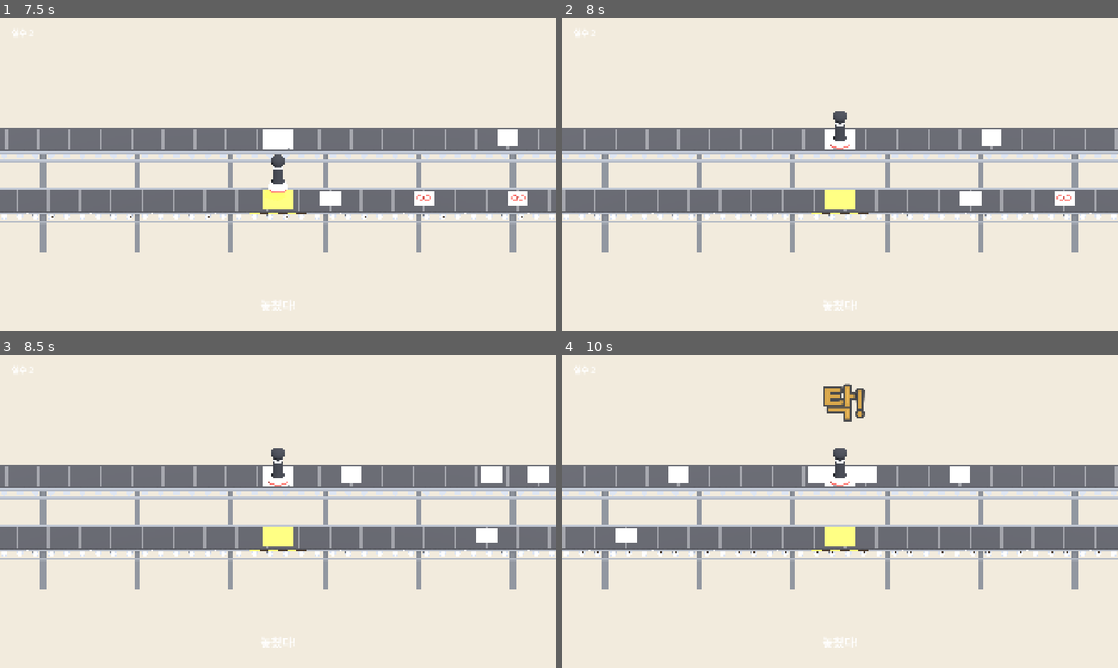
Above: before the commit, frames 1-4 (two rows, left to right).
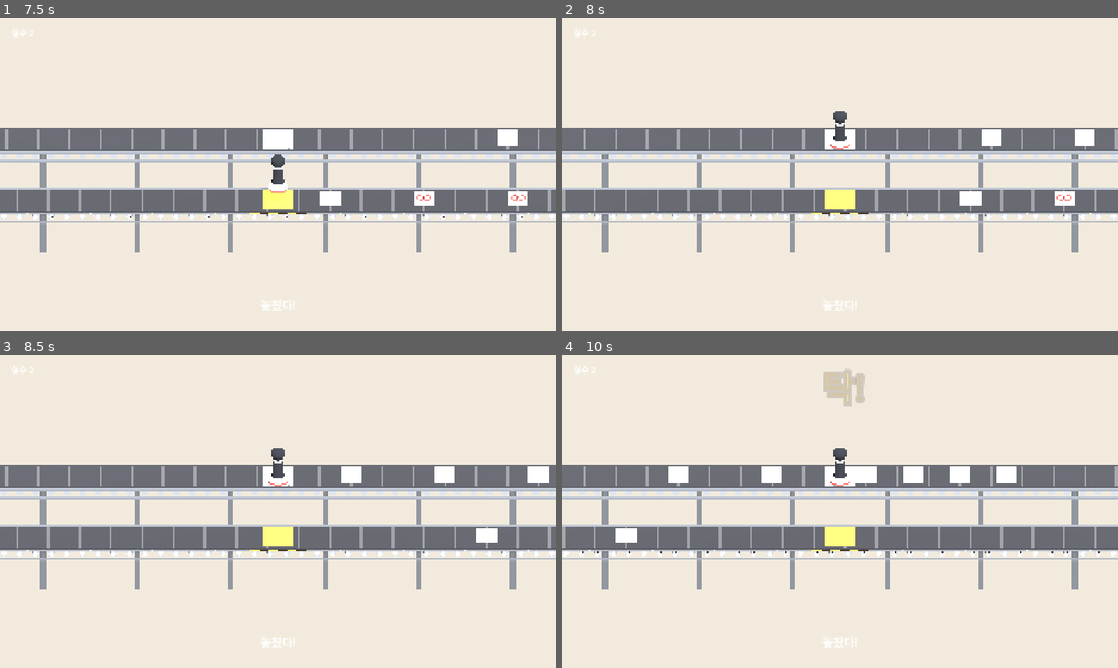
Above: after the commit, the same moments.

Repository: hahaha13791/mincho-game
Game: Godot game, scene res://minigames/piano_ballot/piano_ballot.tscn
The game is run twice, just before and just after one commit, with the same random seed, the same clock (stepped at 60 frames per second) and the same inputs. This scene is started directly instead of the project's main scene.
Inputs (mouse positions are in pixels of both pictures, inside the frame that each line leads up to):
- Up to frame 1 (7.5 s): click "시작" at 0.5 s; tap Enter at 1.25 s; move the mouse to (400, 158) at 1.27 s; click (400, 158) at 1.42 s; move the mouse to (166, 190) at 2.02 s; click (166, 190) at 2.17 s; move the mouse to (333, 105) at 2.77 s; click (333, 105) at 2.92 s; move the mouse to (250, 237) at 3.52 s; click (250, 237) at 3.67 s; move the mouse to (444, 221) at 4.27 s; click (444, 221) at 4.42 s; move the mouse to (111, 127) at 5.02 s; click (111, 127) at 5.17 s; move the mouse to (305, 174) at 5.77 s; click (305, 174) at 5.92 s; move the mouse to (194, 96) at 6.52 s; click (194, 96) at 6.67 s; move the mouse to (400, 158) at 7.27 s; click (400, 158) at 7.42 s
- Up to frame 2 (8 s): no input
- Up to frame 3 (8.5 s): move the mouse to (166, 527) at 8.02 s; click (166, 527) at 8.17 s
- Up to frame 4 (10 s): move the mouse to (895, 442) at 8.77 s; click (895, 442) at 8.92 s; move the mouse to (812, 574) at 9.52 s; click (812, 574) at 9.67 s

Frame 1 is identical in both runs. In frame 2, 0.2% of the frame differs, in the area x 92-96%, y 35-41%; in frame 3, 0.4%; in frame 4, 1.7%, in the area x 35-82%, y 4-41%.

Commit message:
feat(minigames/piano_ballot): 민초 표는 라운드마다 한 장, 라운드당 표 수 증가
- 민초 표 비율(anti_ratio) 대신 섞인 라운드마다 정확히 mincho_per_round(1)장, 감시자 표와 겹치지 않게
- 8분·엇박 패턴 5~6장, 16분 패턴 6~7장으로 늘림. 패턴마다 감시자를 붙일 수 있는지 테스트로 검사

Co-Authored-By: Claude Sonnet 5.5 <noreply@anthropic.com>

Diff:
--- a/minigames/piano_ballot/piano_config.gd
+++ b/minigames/piano_ballot/piano_config.gd
@@ -8,7 +8,7 @@
 @export var rounds: int = 8 ## 라운드 수(= 따라 하기 횟수)
 @export var rest_beats: float = 2.0 ## 따라 하기가 끝나고 다음 보여 주기까지 쉬는 박
 @export var mix_from: int = 2 ## 이 라운드부터 민초 표가 섞임
-@export var anti_ratio: float = 0.6 ## 섞인 구간에서 반민초 표 비율
+@export var mincho_per_round: int = 1 ## 섞인 라운드마다 민초 표 장수(감시자 표와 겹치지 않음)
 @export var vary_from: int = 1 ## 이 라운드부터 8분·엇박 패턴이 나옴
 @export var fast_from: int = 4 ## 이 라운드부터 16분 패턴도 나옴
 @export var watch_from: int = 4 ## 이 라운드부터 감시자가 나옴
@@ -17,19 +17,20 @@
 @export var window: float = 0.17 ## 박자 판정 허용 오차(초, ±). 표 간격이 좁으면 간격의 절반으로 줄어든다
 @export var perfect_mistakes: int = 1 ## 실수가 이 이하면 완전범죄
 @export var success_mistakes: int = 5 ## 실수가 이 이하면 미션성공, 넘으면 적발
-## 한 마디 안에서 표가 오는 박(0 ~ 4 미만)
+## 한 마디 안에서 표가 오는 박(0 ~ 4 미만). 패턴마다 앞뒤 표와 1박 이상 떨어진 표가 하나는 있어야 감시자를 붙일 수 있다(test_rules가 검사)
 @export var patterns_basic: Array[PackedFloat32Array] = [
 	PackedFloat32Array([0.0, 1.0, 2.0, 3.0]), # 정박
 ]
 @export var patterns_vary: Array[PackedFloat32Array] = [
-	PackedFloat32Array([0.0, 1.0, 2.0, 2.5, 3.0]), # 8분 하나
-	PackedFloat32Array([0.0, 0.5, 1.0, 2.0, 3.0]),
-	PackedFloat32Array([0.0, 1.5, 2.0, 3.0]), # 당김음
-	PackedFloat32Array([0.5, 1.5, 2.5, 3.5]), # 전부 엇박
-	PackedFloat32Array([0.0, 1.0, 1.5, 2.5, 3.0]),
+	PackedFloat32Array([0.0, 1.0, 1.5, 2.0, 2.5, 3.0]), # 뒤쪽 8분
+	PackedFloat32Array([0.0, 0.5, 1.0, 1.5, 2.0, 3.0]), # 앞쪽 8분
+	PackedFloat32Array([0.0, 1.0, 2.0, 2.5, 3.0, 3.5]),
+	PackedFloat32Array([0.5, 1.5, 2.0, 2.5, 3.5]), # 엇박
+	PackedFloat32Array([0.0, 1.5, 2.0, 2.5, 3.0]), # 당김음
 ]
 @export var patterns_fast: Array[PackedFloat32Array] = [
-	PackedFloat32Array([0.0, 1.0, 1.25, 1.5, 2.0, 3.0]), # 16분 셋
-	PackedFloat32Array([0.0, 0.75, 1.5, 2.0, 3.0]), # 점8분
-	PackedFloat32Array([0.0, 1.0, 2.0, 2.25, 3.0]),
+	PackedFloat32Array([0.0, 1.0, 1.25, 1.5, 2.0, 2.5, 3.0]), # 16분 셋
+	PackedFloat32Array([0.0, 0.5, 0.75, 1.0, 2.0, 3.0]),
+	PackedFloat32Array([0.0, 1.0, 1.5, 1.75, 2.0, 2.5, 3.0]),
+	PackedFloat32Array([0.0, 0.75, 1.5, 2.0, 2.25, 2.5, 3.5]), # 점8분 + 16분
 ]
--- a/minigames/piano_ballot/piano_rules.gd
+++ b/minigames/piano_ballot/piano_rules.gd
@@ -11,24 +11,29 @@
 ## 라운드 k: 보여 주기 [k × 주기, +4) → 따라 하기 [+4, +8) → 쉼 rest_beats. 표는 따라 하기 구간에만 있다
 static func build(cfg: PianoConfig, rng: RandomNumberGenerator) -> Array[Dictionary]:
 	var out: Array[Dictionary] = []
+	var rounds: Array[Array] = [] # 라운드마다 표 번호
 	for k in cfg.rounds:
 		var pool: Array[PackedFloat32Array] = cfg.patterns_basic
 		if k >= cfg.fast_from:
 			pool = cfg.patterns_vary + cfg.patterns_fast
 		elif k >= cfg.vary_from:
 			pool = cfg.patterns_vary
+		var ids: Array[int] = []
 		for o in pool[rng.randi() % pool.size()]:
-			out.append({"time": response_start(cfg, k) + o, "anti": k < cfg.mix_from or rng.randf() < cfg.anti_ratio, "watcher": false})
+			ids.append(out.size())
+			out.append({"time": response_start(cfg, k) + o, "anti": true, "watcher": false})
+		rounds.append(ids)
 	var gaps: PackedFloat32Array = half_gaps(out)
-	for k in range(cfg.watch_from, cfg.rounds, cfg.watch_every):
-		var picks: Array[int] = []
-		var start: float = response_start(cfg, k)
-		for i in out.size():
-			var t: float = out[i]["time"]
-			if t >= start and t < start + MEASURE and gaps[i] * 2.0 >= WATCH_MIN_GAP:
-				picks.append(i)
-		if not picks.is_empty():
-			out[picks[rng.randi() % picks.size()]]["watcher"] = true
+	for k in cfg.rounds:
+		var ids: Array = rounds[k]
+		if k >= cfg.watch_from and (k - cfg.watch_from) % cfg.watch_every == 0:
+			var picks: Array = ids.filter(func(i: int) -> bool: return gaps[i] * 2.0 >= WATCH_MIN_GAP)
+			if not picks.is_empty():
+				out[picks[rng.randi() % picks.size()]]["watcher"] = true
+		if k >= cfg.mix_from: # 민초 표는 감시자 표가 아닌 표 중에서 정해진 장수만
+			var rest: Array = ids.filter(func(i: int) -> bool: return not out[i]["watcher"])
+			for n in mini(cfg.mincho_per_round, rest.size()):
+				out[rest.pop_at(rng.randi() % rest.size())]["anti"] = false
 	return out
 
 
--- a/minigames/piano_ballot/test_rules.gd
+++ b/minigames/piano_ballot/test_rules.gd
@@ -21,6 +21,9 @@
 		var early_ok: bool = true
 		var watch_per_round: Array[int] = []
 		watch_per_round.resize(cfg.rounds)
+		var mincho_per_round: Array[int] = []
+		mincho_per_round.resize(cfg.rounds)
+		var mincho_watch_ok: bool = true
 		var watch_gap_ok: bool = true
 		var in_response_ok: bool = true
 		for i in b.size():
@@ -36,6 +39,9 @@
 				continue
 			if k < cfg.vary_from:
 				early_ok = early_ok and b[i]["anti"] and not b[i]["watcher"] and is_equal_approx(t, roundf(t))
+			if not b[i]["anti"]:
+				mincho_per_round[k] += 1
+				mincho_watch_ok = mincho_watch_ok and not b[i]["watcher"]
 			if b[i]["watcher"]:
 				watch_per_round[k] += 1
 				watch_gap_ok = watch_gap_ok and gaps[i] * 2.0 >= PianoRules.WATCH_MIN_GAP
@@ -43,9 +49,18 @@
 		_check(in_response_ok, "표는 따라 하기 마디에만 있음(보여 주기·쉼에는 없음)")
 		_check(early_ok, "초반은 정박의 반민초 표, 감시자 없음")
 		_check(watch_gap_ok, "감시자 표는 옆 표와 충분히 떨어짐")
+		_check(mincho_watch_ok, "민초 표는 감시자 표와 겹치지 않음")
 		for k in cfg.rounds:
+			_check(mincho_per_round[k] == (cfg.mincho_per_round if k >= cfg.mix_from else 0), "민초 표는 %d라운드부터 라운드마다 %d장 (%d라운드)" % [cfg.mix_from, cfg.mincho_per_round, k])
 			var want: int = 1 if k >= cfg.watch_from and (k - cfg.watch_from) % cfg.watch_every == 0 else 0
 			_check(watch_per_round[k] == want, "감시자는 %d라운드부터 %d라운드마다 하나 (%d라운드)" % [cfg.watch_from, cfg.watch_every, k])
+	for pat in cfg.patterns_vary + cfg.patterns_fast: # 따라 하기 앞뒤는 비어 있으므로 패턴 끝은 간격 무한
+		var ok: bool = false
+		for j in pat.size():
+			var before: float = INF if j == 0 else pat[j] - pat[j - 1]
+			var after: float = INF if j == pat.size() - 1 else pat[j + 1] - pat[j]
+			ok = ok or minf(before, after) >= PianoRules.WATCH_MIN_GAP
+		_check(ok, "패턴 %s에 감시자를 붙일 표가 있음" % [pat])
 	_check(is_equal_approx(PianoRules.response_start(cfg, 1) - PianoRules.response_start(cfg, 0), 8.0 + cfg.rest_beats), "라운드 주기 = 보여 주기 + 따라 하기 + 쉼")
 	var sample: Array[Dictionary] = [{"time": 0.0}, {"time": 1.0}, {"time": 1.25}, {"time": 3.0}]
 	var g: PackedFloat32Array = PianoRules.half_gaps(sample)
